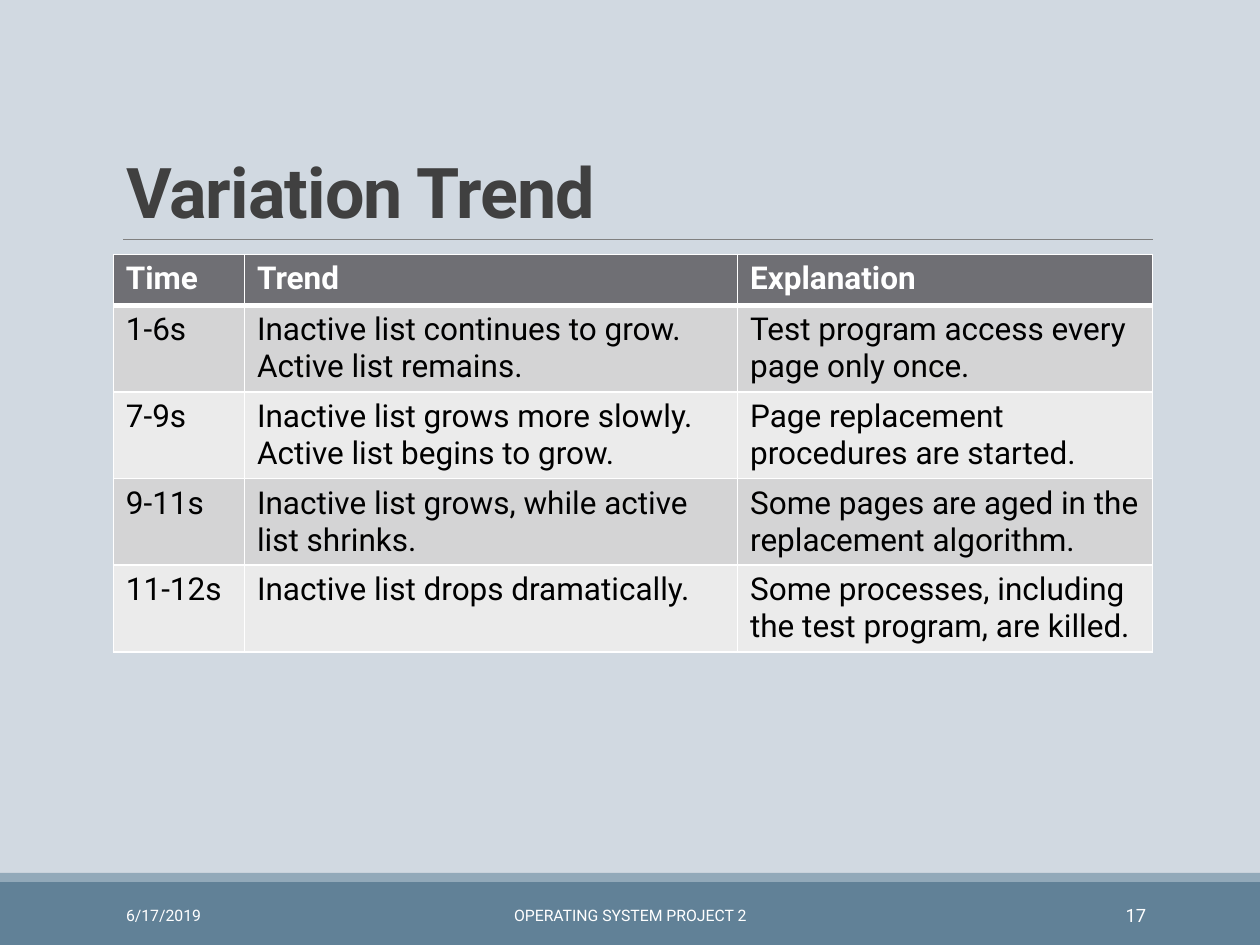
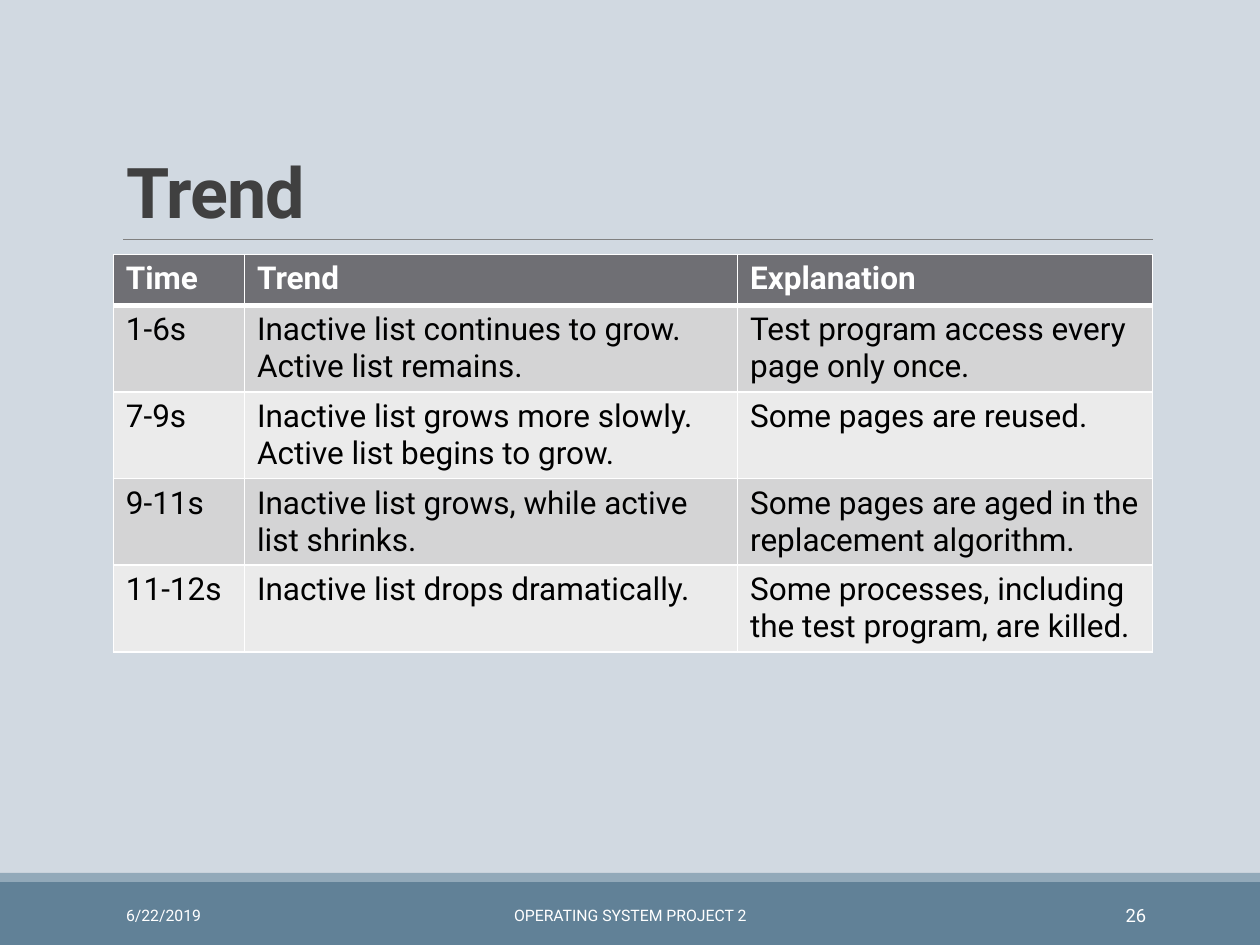
Before and after one commit to wzh99/OSProject, a slide deck: slide 26 of Project2/prj2pre.pptx (slide 17 before the commit). Drawn at 1260x945 pixels with LibreOffice and Linux fonts; fonts in the diff are those of the drawing. Boxes give left, top, right and bottom in pixels: in the first picture for what was removed or moved away, otherwise in the second. Text is boxed around its words. In the diff, an @@ line names an element or a change of style, - is before the commit and + after.

```diff
--- a/Project2/prj2pre.pptx
+++ b/Project2/prj2pre.pptx
@@ title at (126, 165, 305, 219): text changed @@
-Variation Trend
+Trend
@@ table at (113, 255, 1153, 659) @@
-row 3, column 3: Page replacement procedures are started.
+row 3, column 3: Some pages are reused.
@@ text at (126, 909, 201, 922): text changed @@
-6/17/2019
+6/22/2019
@@ page number at (1126, 909, 1147, 922): text changed @@
-17
+26
```
Also in this commit, not shown: 23 other slides changed, 9 slides added, 1 other file.
